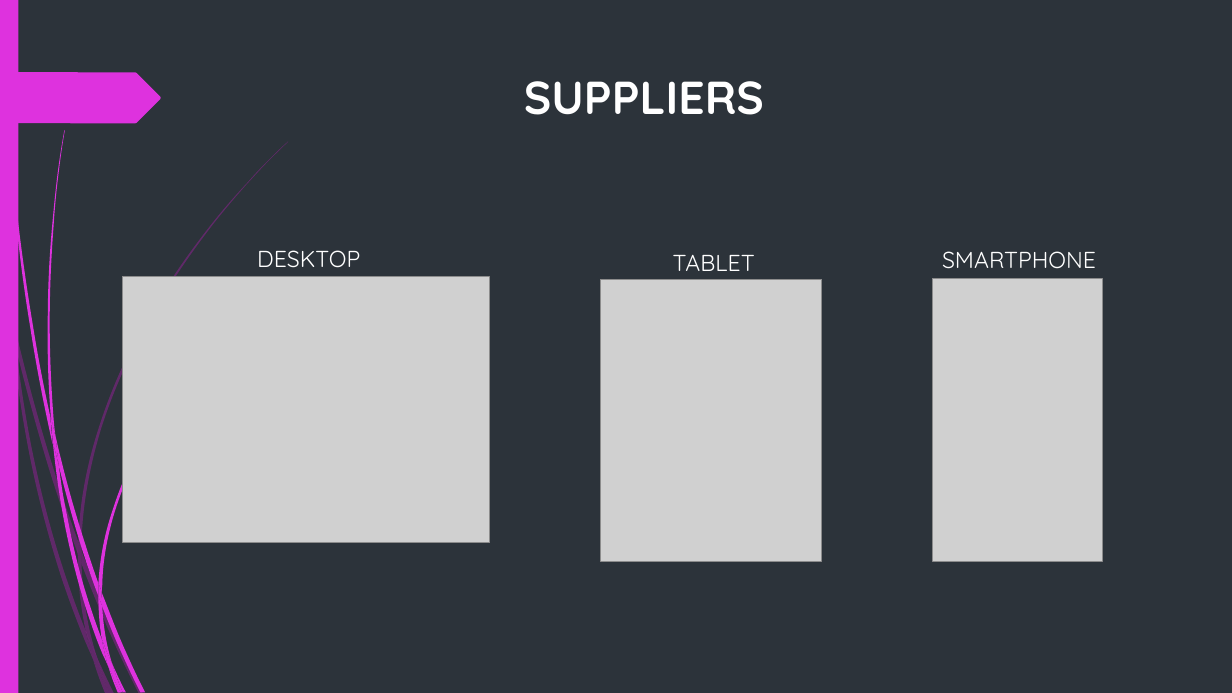
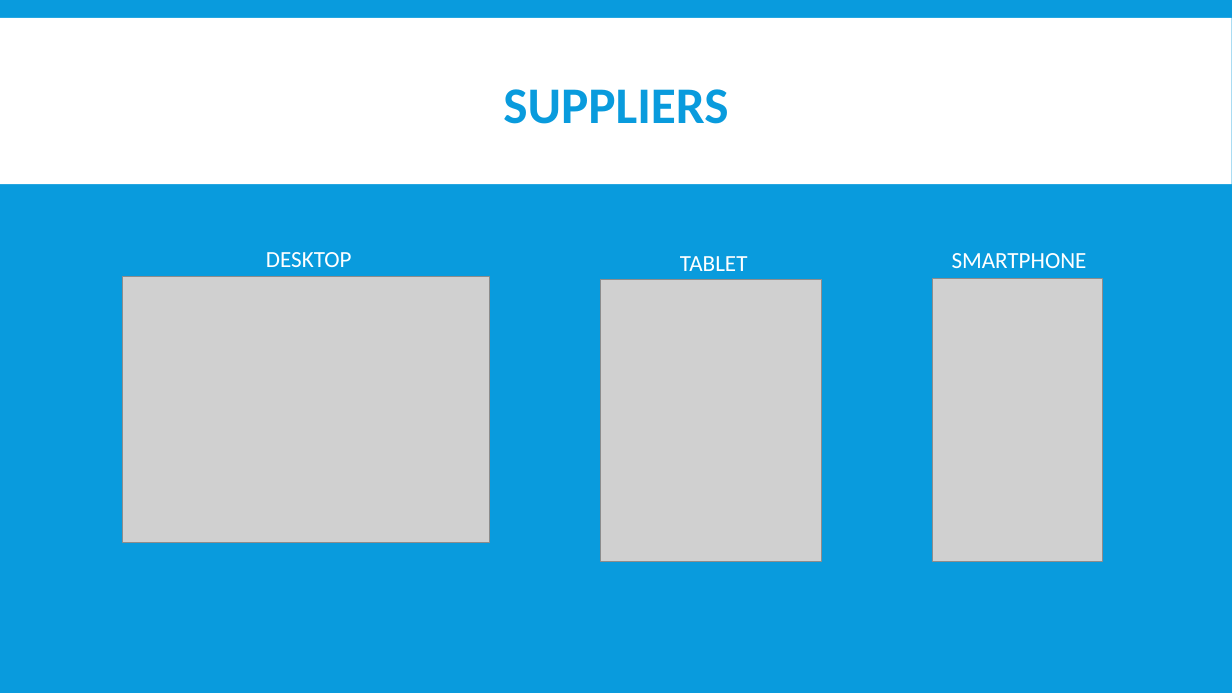
Before and after one commit to abcereno/miniproject1, a slide deck: slide 18 of MINI PROJECT 1 final.pptx. Drawn at 1232x693 pixels with LibreOffice and Linux fonts; fonts in the diff are those of the drawing; grey boxes stand for pictures; background and template pictures are left out. Boxes give left, top, right and bottom in pixels: in the first picture for what was removed or moved away, otherwise in the second. Text is boxed around its words. In the diff, an @@ line names an element or a change of style, - is before the commit and + after.

```diff
--- a/MINI PROJECT 1 final.pptx
+++ b/MINI PROJECT 1 final.pptx
@@ background #2C333A to #099BDD @@
@@ rectangle removed at [0, 0, 18, 693] @@
@@ rectangle added at [0, 18, 1232, 184], fill #FFFFFF @@
@@ title "SUPPLIERS": place and size @@
-title "SUPPLIERS" at [524, 81, 764, 115]
+title "SUPPLIERS" at [503, 89, 728, 124]
@@ title "SUPPLIERS" at [503, 89, 728, 124]: size 36 to 40 pt, font Quicksand to Calibri, text colour #FFFFFF to #099BDD; line spacing 1 to 0.85; vertical alignment top to middle @@
@@ freeform shape removed at [0, 72, 161, 123] @@
@@ font Quicksand to Calibri in 3 elements at [266, 252, 352, 267], [680, 256, 748, 271], [952, 253, 1087, 268] @@
@@ group removed at [0, 141, 288, 693]: 10 freeform shapes @@
@@ group removed at [3, 0, 240, 693]: 12 freeform shapes @@
```
Also in this commit, not shown: 19 other slides changed, 2 slides added, 1 slide removed.
